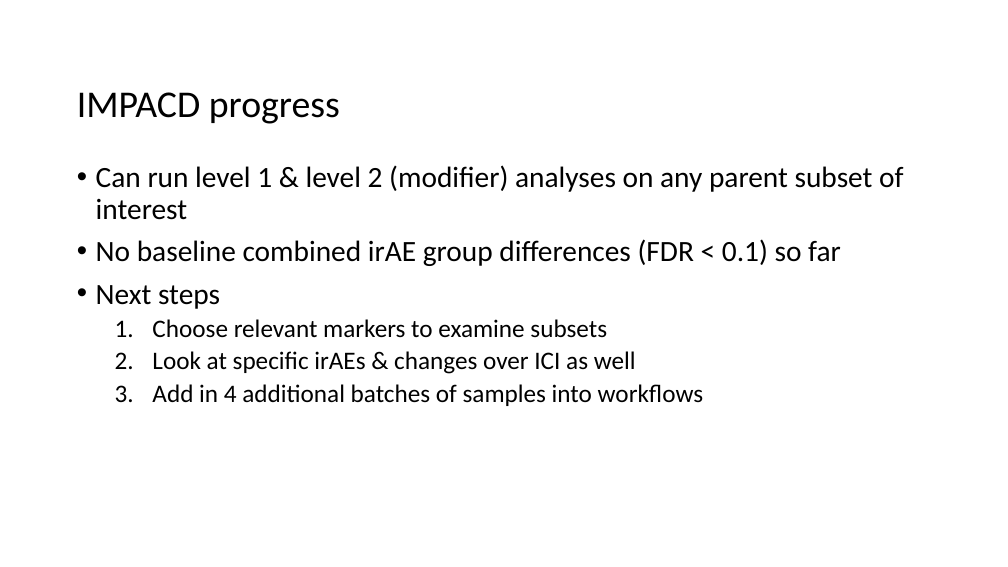
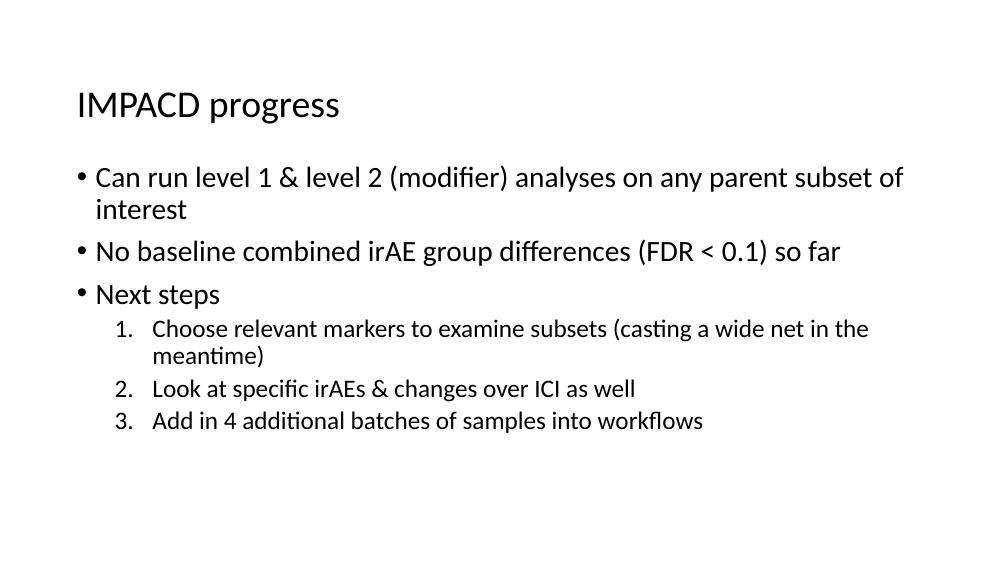
Before and after one commit to tybottorff/bottorffdocs, a slide deck: slide 4 of presentations/weekly_meetings/2025_1_30.pptx. Drawn at 1008x567 pixels with LibreOffice and Linux fonts; fonts in the diff are those of the drawing. Boxes give left, top, right and bottom in pixels: in the first picture for what was removed or moved away, otherwise in the second. Text is boxed around its words. In the diff, an @@ line names an element or a change of style, - is before the commit and + after.

```diff
--- a/presentations/weekly_meetings/2025_1_30.pptx
+++ b/presentations/weekly_meetings/2025_1_30.pptx
@@ text at [152, 319, 869, 368]: text changed @@
-  1. Choose relevant markers to examine subsets
+  1. Choose relevant markers to examine subsets (casting a wide net in the meantime)
```
Also in this commit, not shown: 1 other slide changed.
